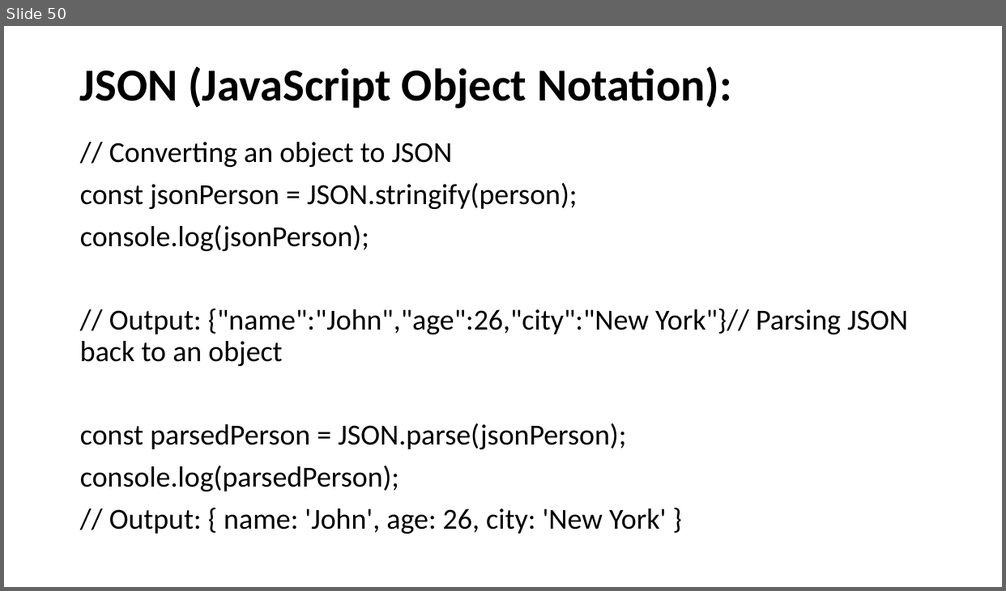
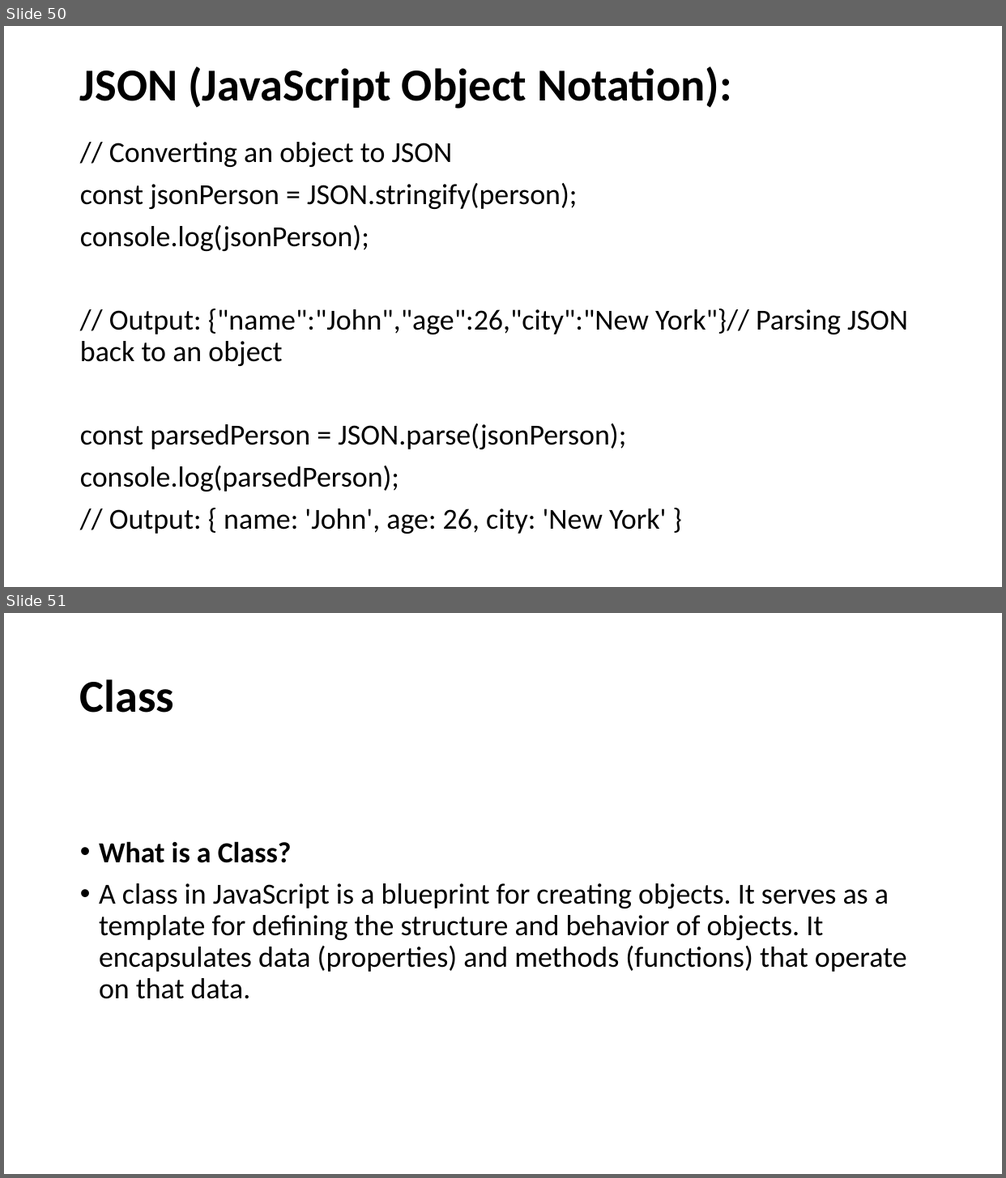
Before and after one commit to SethLK/JavaScript-Wizard-Course-for-Beginners, a slide deck: JavaScript Master Course for Beginners.pptx. Shown one above the other, each under a label of ours: slide 50 before the commit, slides 50 and 51 after it. The pictures are 1006x591 and 1006x1178 pixels, drawn with LibreOffice and Linux fonts; fonts in the diff are those of the drawing. Boxes give left, top, right and bottom in pixels: in the first picture for what was removed or moved away, otherwise in the second. Text is boxed around its words. In the diff, an @@ line names an element or a change of style, - is before the commit and + after.

```diff
--- a/JavaScript Master Course for Beginners.pptx
+++ b/JavaScript Master Course for Beginners.pptx
@@ slide 51 added at [4,613,1002,1174], background #FFFFFF @@
@@ title added at [80,679,174,713], 44 pt, text #000000, bold @@
+Class
@@ text added at [99,841,907,999], 28 pt, text #000000 @@
+• What is a Class?
+• A class in JavaScript is a blueprint for creating objects. It serves as a template for defining the structure and behavior of objects. It encapsulates data (properties) and methods (functions) that operate on that data.
```
Also in this commit, not shown: 7 other slides added.
